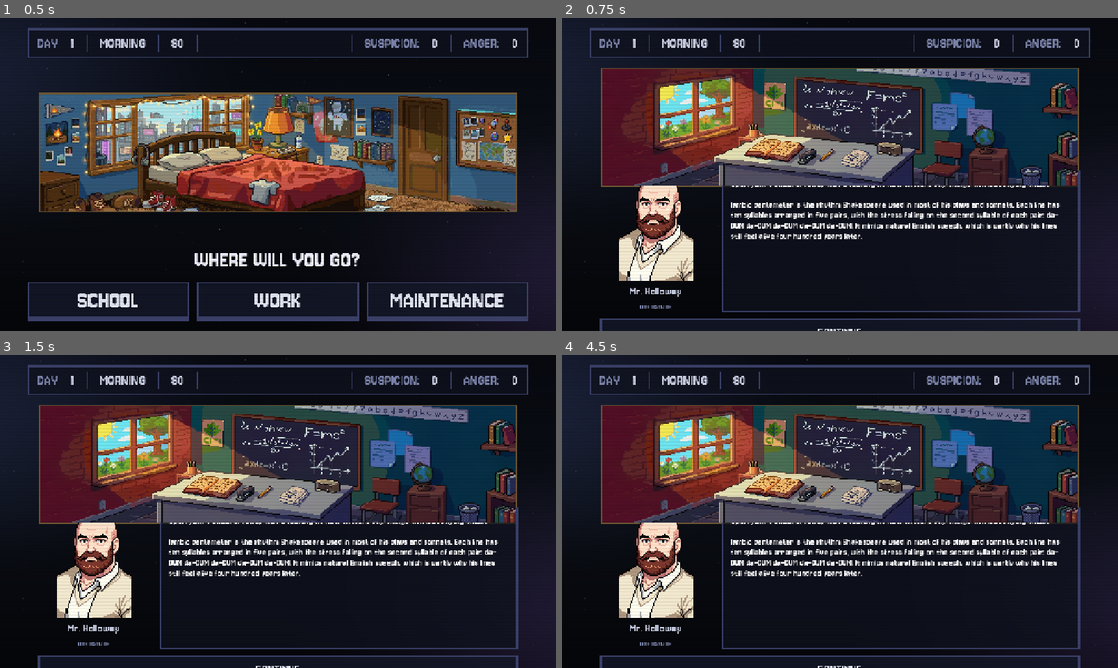
Above: before the commit, frames 1-4 (two rows, left to right).
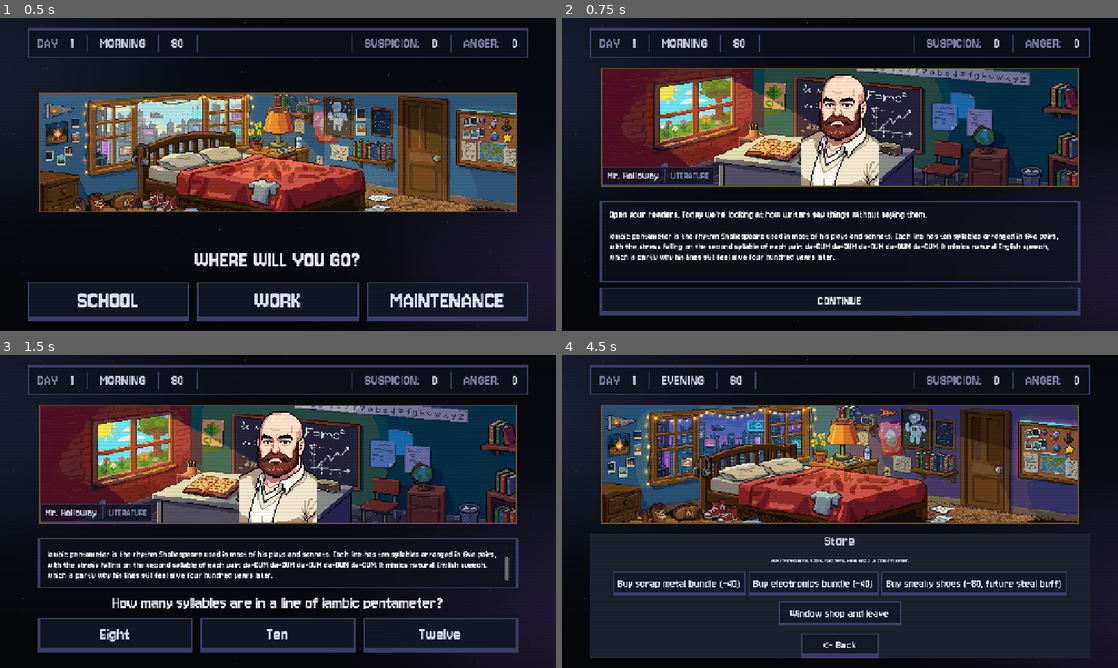
Above: after the commit, the same moments.

Repository: ExterrMatt/RobotStressTest
Game: Godot game, scene res://scenes/Main.tscn
Two runs of this game, one before a commit and one after it. Both use one fixed random seed, a clock stepped at 60 frames per second and the inputs below.
Inputs (mouse positions are in pixels of both pictures, inside the frame that each line leads up to):
- Up to frame 1 (0.5 s): no input
- Up to frame 2 (0.75 s): click "SCHOOL" at 0.5 s
- Up to frame 3 (1.5 s): click (278, 639) at 1.25 s, where only the run after the commit has a clickable "CONTINUE"
- Up to frame 4 (4.5 s): click (678, 633) at 2 s, where only the run after the commit has a clickable "Eight"; click (840, 639) at 2.75 s, where only the run after the commit has a clickable "CLASS ENDS →"; click (678, 633) at 3.5 s, where only the run after the commit has a clickable "LEAVE QUIETLY"; click (673, 636) at 4.25 s, where only the run after the commit has a clickable "STORE"

Frame 1 is identical in both runs. In frame 2, 18% of the frame differs, in the area x 6-94%, y 18-100%; in frame 3, 18%; in frame 4, 48%, in the area x 5-94%, y 5-100%.

Commit message:
school part 2

Diff:
--- a/scenes/Main.gd
+++ b/scenes/Main.gd
@@ -38,6 +38,15 @@
 @onready var suspicion_label: Label = %SuspicionLabel
 @onready var anger_label: Label = %AngerLabel
 @onready var scene_image: TextureRect = %SceneImage
+## Overlay portrait drawn on top of the framed scene image. Location scenes
+## (e.g. School) call show_teacher_portrait() / hide_teacher_portrait(). Main
+## also hides it whenever the selection screen is shown, as a backstop so
+## portraits never leak between locations.
+@onready var teacher_portrait: TextureRect = %TeacherPortrait
+@onready var teacher_tag: PanelContainer = %TeacherTag
+@onready var teacher_name_label: Label = %TeacherNameLabel
+@onready var teacher_subject_label: Label = %SubjectLabel
+
 
 # Selection screen / location host
 @onready var selection_screen: VBoxContainer = %SelectionScreen
@@ -113,6 +122,9 @@
 func _show_selection_screen() -> void:
 	# Phase-specific background, or the diagonal placeholder if none.
 	scene_image.texture = PHASE_BACKGROUNDS.get(GameState.phase, _default_scene_image)
+	# Clear any portrait the previous location may have left in the frame.
+	hide_teacher_portrait()
+
 	# Tear down any existing location.
 	if _current_location_node and is_instance_valid(_current_location_node):
 		_current_location_node.queue_free()
@@ -227,3 +239,25 @@
 
 func _log(text: String) -> void:
 	event_log.append_text(text + "\n")
+
+
+# --- public API for location scenes ---
+
+## Show a portrait centered inside the top framed image. Used by School to
+## put a teacher in their classroom; any other location can use this the
+## same way. Pass null to hide.
+func show_teacher_portrait(tex: Texture2D, character_name: String = "", subject: String = "") -> void:
+	if tex == null:
+		hide_teacher_portrait()
+		return
+	teacher_portrait.texture = tex
+	teacher_portrait.visible = true
+	teacher_name_label.text = character_name
+	teacher_subject_label.text = subject.to_upper()
+	teacher_tag.visible = character_name != ""
+
+
+func hide_teacher_portrait() -> void:
+	teacher_portrait.visible = false
+	teacher_portrait.texture = null
+	teacher_tag.visible = false
--- a/scenes/Main.tscn
+++ b/scenes/Main.tscn
@@ -159,6 +159,64 @@
 layout_mode = 2
 texture = ExtResource("3_rarhs")
 expand_mode = 1
+
+[node name="TeacherPortrait" type="TextureRect" parent="UI/VBox/FrameWrap/FrameOuter/FrameInsetDark/FrameInsetMid/SceneImage" unique_id=1100000001]
+unique_name_in_owner = true
+visible = false
+z_index = 2
+texture_filter = 1
+layout_mode = 1
+anchors_preset = 15
+anchor_right = 1.0
+anchor_bottom = 1.0
+grow_horizontal = 2
+grow_vertical = 2
+mouse_filter = 2
+expand_mode = 1
+stretch_mode = 5
+
+[node name="TeacherTag" type="PanelContainer" parent="UI/VBox/FrameWrap/FrameOuter/FrameInsetDark/FrameInsetMid/SceneImage" unique_id=1461892588]
+unique_name_in_owner = true
+visible = false
+layout_mode = 1
+anchors_preset = 2
+anchor_top = 1.0
+anchor_bottom = 1.0
+offset_top = -40.0
+offset_right = 40.0
+grow_vertical = 0
+pivot_offset = Vector2(0, 40)
+mouse_filter = 2
+theme_type_variation = &"HUDPanel"
+
+[node name="TagMargin" type="MarginContainer" parent="UI/VBox/FrameWrap/FrameOuter/FrameInsetDark/FrameInsetMid/SceneImage/TeacherTag" unique_id=903750862]
+layout_mode = 2
+theme_override_constants/margin_left = 8
+theme_override_constants/margin_top = 4
+theme_override_constants/margin_right = 8
+theme_override_constants/margin_bottom = 4
+
+[node name="TagHBox" type="HBoxContainer" parent="UI/VBox/FrameWrap/FrameOuter/FrameInsetDark/FrameInsetMid/SceneImage/TeacherTag/TagMargin" unique_id=237714483]
+layout_mode = 2
+theme_override_constants/separation = 12
+
+[node name="TeacherNameLabel" type="Label" parent="UI/VBox/FrameWrap/FrameOuter/FrameInsetDark/FrameInsetMid/SceneImage/TeacherTag/TagMargin/TagHBox" unique_id=1640629761]
+unique_name_in_owner = true
+layout_mode = 2
+theme_type_variation = &"HUDStat"
+theme_override_font_sizes/font_size = 28
+text = "TEACHER"
+
+[node name="TagDiv" type="PanelContainer" parent="UI/VBox/FrameWrap/FrameOuter/FrameInsetDark/FrameInsetMid/SceneImage/TeacherTag/TagMargin/TagHBox" unique_id=1338688489]
+custom_minimum_size = Vector2(3, 22)
+layout_mode = 2
+theme_type_variation = &"PanelDivider"
+
+[node name="SubjectLabel" type="Label" parent="UI/VBox/FrameWrap/FrameOuter/FrameInsetDark/FrameInsetMid/SceneImage/TeacherTag/TagMargin/TagHBox" unique_id=312795368]
+unique_name_in_owner = true
+layout_mode = 2
+theme_type_variation = &"HUDLabel"
+text = "SUBJECT"
 
 [node name="RivetTL" type="ColorRect" parent="UI/VBox/FrameWrap/FrameOuter" unique_id=397116627]
 layout_mode = 2
--- a/scenes/locations/School.gd
+++ b/scenes/locations/School.gd
@@ -11,6 +11,10 @@
 ##                 (Steal   => +nanobots +1, +6 suspicion)
 ##                 (Leave   => no extra delta)
 ##   4. finish() with the combined result.
+##
+## The teacher portrait is shown by Main's framed image area, not by this
+## scene - we call Main.show_teacher_portrait() so the teacher appears
+## inside the classroom illustration at the top of the screen.
 ##
 ## Reward numbers mirror the original StubLocation School outcomes so the
 ## game's pacing doesn't change.
@@ -245,9 +249,6 @@
 }
 
 # --- Scene refs ---
-@onready var teacher_portrait: TextureRect = %TeacherPortrait
-@onready var teacher_name_label: Label = %TeacherNameLabel
-@onready var subject_label: Label = %SubjectLabel
 @onready var dialogue_label: RichTextLabel = %DialogueLabel
 @onready var prompt_label: Label = %PromptLabel
 @onready var choice_grid: GridContainer = %ChoiceGrid
@@ -274,14 +275,12 @@
 	var questions: Array = _current_teacher["questions"]
 	_current_question = questions.pick_random()
 
-	teacher_name_label.text = _current_teacher["name"]
-	subject_label.text = _current_teacher["subject"].to_upper()
-
 	var tex: Texture2D = load(_current_teacher["texture_path"])
-	if tex:
-		teacher_portrait.texture = tex
-	else:
+	if tex == null:
 		push_warning("School: missing teacher texture %s" % _current_teacher["texture_path"])
+	var main: Node = get_tree().current_scene
+	if main and main.has_method("show_teacher_portrait"):
+		main.show_teacher_portrait(tex, _current_teacher["name"], _current_teacher["subject"])
 
 
 # --- Lecture phase ---
@@ -397,6 +396,11 @@
 
 
 func _finish_school() -> void:
+	# Clear the portrait so the next location starts with a blank frame.
+	# Main also does this as a backstop in _show_selection_screen().
+	var main: Node = get_tree().current_scene
+	if main and main.has_method("hide_teacher_portrait"):
+		main.hide_teacher_portrait()
 	finish(0, _total_suspicion, 0, _total_ingredients, false)
 
 
--- a/scenes/locations/School.tscn
+++ b/scenes/locations/School.tscn
@@ -1,8 +1,8 @@
-[gd_scene load_steps=2 format=3 uid="uid://b46o8nu5etd6b"]
+[gd_scene format=3 uid="uid://b46o8nu5etd6b"]
 
-[ext_resource type="Script" path="res://scenes/locations/School.gd" id="1"]
+[ext_resource type="Script" uid="uid://dgdk002rw8p48" path="res://scenes/locations/School.gd" id="1"]
 
-[node name="School" type="Control"]
+[node name="School" type="Control" unique_id=143216410]
 layout_mode = 3
 anchors_preset = 15
 anchor_right = 1.0
@@ -11,7 +11,7 @@
 grow_vertical = 2
 script = ExtResource("1")
 
-[node name="MarginContainer" type="MarginContainer" parent="."]
+[node name="MarginContainer" type="MarginContainer" parent="." unique_id=1225409525]
 layout_mode = 1
 anchors_preset = 15
 anchor_right = 1.0
@@ -23,69 +23,32 @@
 theme_override_constants/margin_right = 24
 theme_override_constants/margin_bottom = 12
 
-[node name="VBox" type="VBoxContainer" parent="MarginContainer"]
+[node name="VBox" type="VBoxContainer" parent="MarginContainer" unique_id=1575030326]
 layout_mode = 2
-theme_override_constants/separation = 16
+theme_override_constants/separation = 12
 
-[node name="HBox" type="HBoxContainer" parent="MarginContainer/VBox"]
-layout_mode = 2
-size_flags_vertical = 3
-theme_override_constants/separation = 24
-
-[node name="TeacherColumn" type="VBoxContainer" parent="MarginContainer/VBox/HBox"]
-layout_mode = 2
-size_flags_horizontal = 0
-theme_override_constants/separation = 8
-
-[node name="TeacherPortrait" type="TextureRect" parent="MarginContainer/VBox/HBox/TeacherColumn"]
-unique_name_in_owner = true
-texture_filter = 1
-custom_minimum_size = Vector2(256, 256)
-layout_mode = 2
-size_flags_horizontal = 4
-expand_mode = 1
-stretch_mode = 5
-
-[node name="TeacherNameLabel" type="Label" parent="MarginContainer/VBox/HBox/TeacherColumn"]
-unique_name_in_owner = true
-layout_mode = 2
-theme_type_variation = &"HUDStat"
-theme_override_font_sizes/font_size = 28
-text = "Teacher"
-horizontal_alignment = 1
-
-[node name="SubjectLabel" type="Label" parent="MarginContainer/VBox/HBox/TeacherColumn"]
-unique_name_in_owner = true
-layout_mode = 2
-theme_type_variation = &"HUDLabel"
-theme_override_font_sizes/font_size = 20
-text = "SUBJECT"
-horizontal_alignment = 1
-
-[node name="DialoguePanel" type="PanelContainer" parent="MarginContainer/VBox/HBox"]
+[node name="DialoguePanel" type="PanelContainer" parent="MarginContainer/VBox" unique_id=1117417166]
 layout_mode = 2
 size_flags_horizontal = 3
 size_flags_vertical = 3
 theme_type_variation = &"HUDPanel"
 
-[node name="DialogueMargin" type="MarginContainer" parent="MarginContainer/VBox/HBox/DialoguePanel"]
+[node name="DialogueMargin" type="MarginContainer" parent="MarginContainer/VBox/DialoguePanel" unique_id=703507566]
 layout_mode = 2
 theme_override_constants/margin_left = 18
 theme_override_constants/margin_top = 14
 theme_override_constants/margin_right = 18
 theme_override_constants/margin_bottom = 14
 
-[node name="DialogueLabel" type="RichTextLabel" parent="MarginContainer/VBox/HBox/DialoguePanel/DialogueMargin"]
+[node name="DialogueLabel" type="RichTextLabel" parent="MarginContainer/VBox/DialoguePanel/DialogueMargin" unique_id=1353717834]
 unique_name_in_owner = true
 layout_mode = 2
 size_flags_vertical = 3
+theme_override_font_sizes/normal_font_size = 22
 bbcode_enabled = true
-fit_content = false
-scroll_active = true
 scroll_following = true
-theme_override_font_sizes/normal_font_size = 22
 
-[node name="PromptLabel" type="Label" parent="MarginContainer/VBox"]
+[node name="PromptLabel" type="Label" parent="MarginContainer/VBox" unique_id=309140494]
 unique_name_in_owner = true
 visible = false
 layout_mode = 2
@@ -94,7 +57,7 @@
 text = "QUESTION?"
 horizontal_alignment = 1
 
-[node name="ChoiceGrid" type="GridContainer" parent="MarginContainer/VBox"]
+[node name="ChoiceGrid" type="GridContainer" parent="MarginContainer/VBox" unique_id=911208283]
 unique_name_in_owner = true
 visible = false
 layout_mode = 2
@@ -102,7 +65,7 @@
 theme_override_constants/v_separation = 18
 columns = 3
 
-[node name="ContinueButton" type="Button" parent="MarginContainer/VBox"]
+[node name="ContinueButton" type="Button" parent="MarginContainer/VBox" unique_id=195725941]
 unique_name_in_owner = true
 custom_minimum_size = Vector2(0, 64)
 layout_mode = 2
Binary file added: assets/textures/backgrounds/load/FlowerLoad.png
Not shown, added: assets/textures/backgrounds/load/FlowerLoad.png.import
Not shown, changed: scenes/Main.gd.uid
Not shown: 1 places in scenes/Main.tscn that only renumber resources
